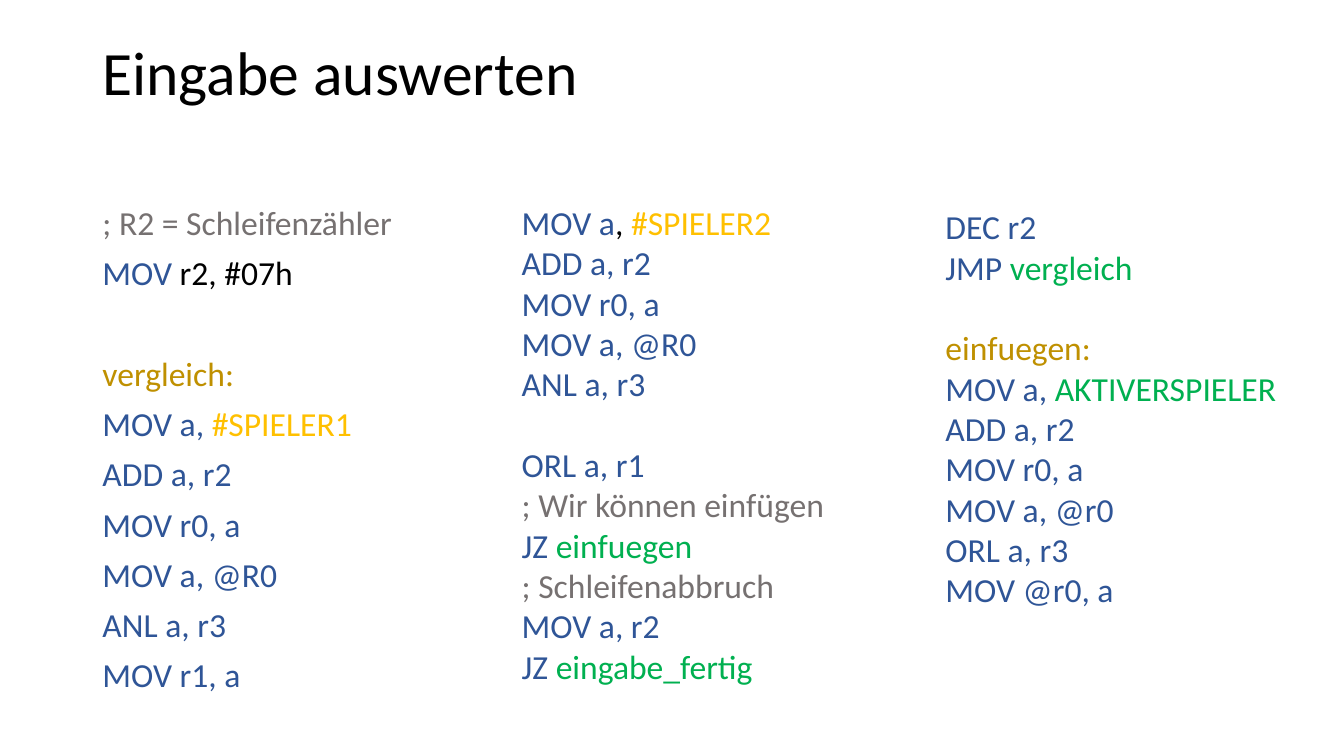
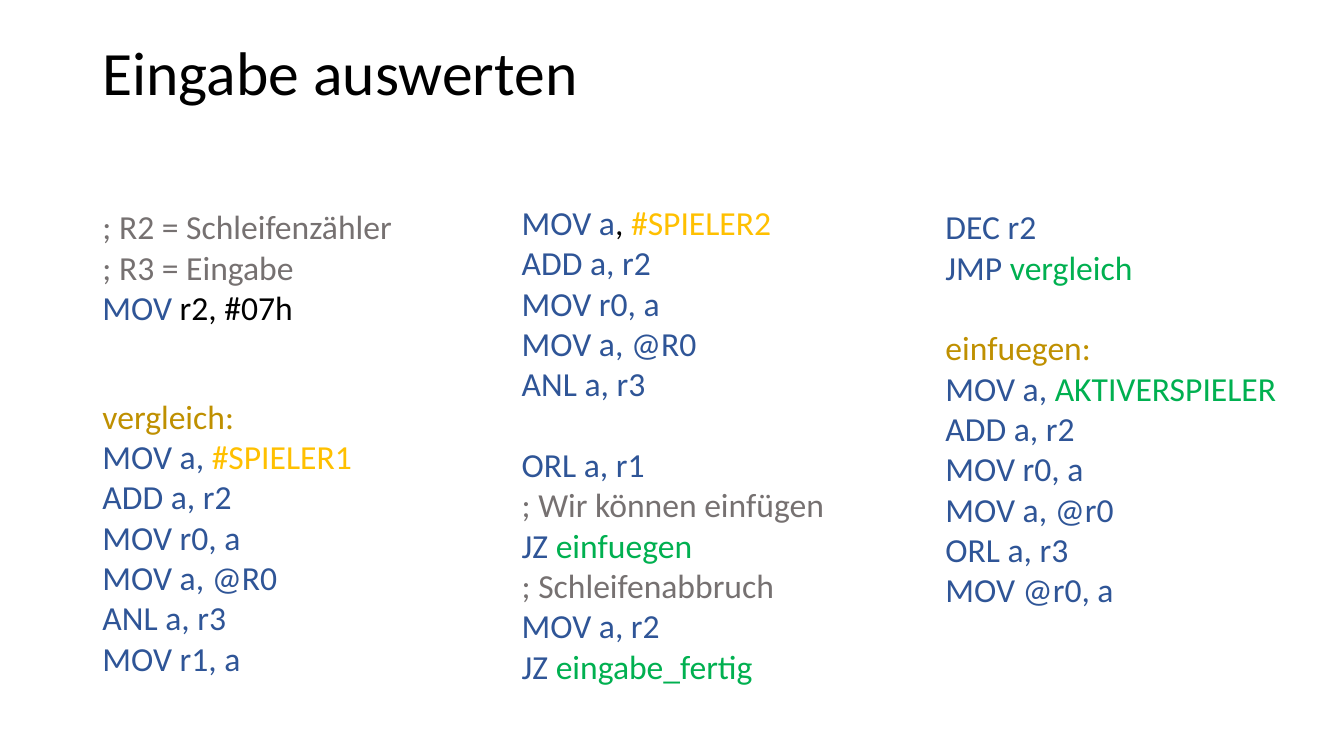
Before and after one commit to riesinger/8051-gewinnt, a slide deck: slide 10 of VierGewinnt.pptx. Drawn at 1344x756 pixels with LibreOffice and Linux fonts; fonts in the diff are those of the drawing. Boxes give left, top, right and bottom in pixels: in the first picture for what was removed or moved away, otherwise in the second. Text is boxed around its words. In the diff, an @@ line names an element or a change of style, - is before the commit and + after.

Commit message:
pp

```diff
--- a/VierGewinnt.pptx
+++ b/VierGewinnt.pptx
@@ text at [102, 215, 392, 675]: text changed @@
-; R2 = Schleifenzähler
-MOV r2, #07h
-vergleich:
-MOV a, #SPIELER1
-ADD a, r2
-MOV r0, a
-MOV a, @R0
-ANL a, r3
-MOV r1, a
+; R2 = Schleifenzähler
+; R3 = Eingabe
+MOV r2, #07h
+vergleich:
+MOV a, #SPIELER1
+ADD a, r2
+MOV r0, a
+MOV a, @R0
+ANL a, r3
+MOV r1, a
```
Also in this commit, not shown: 1 other slide changed.
